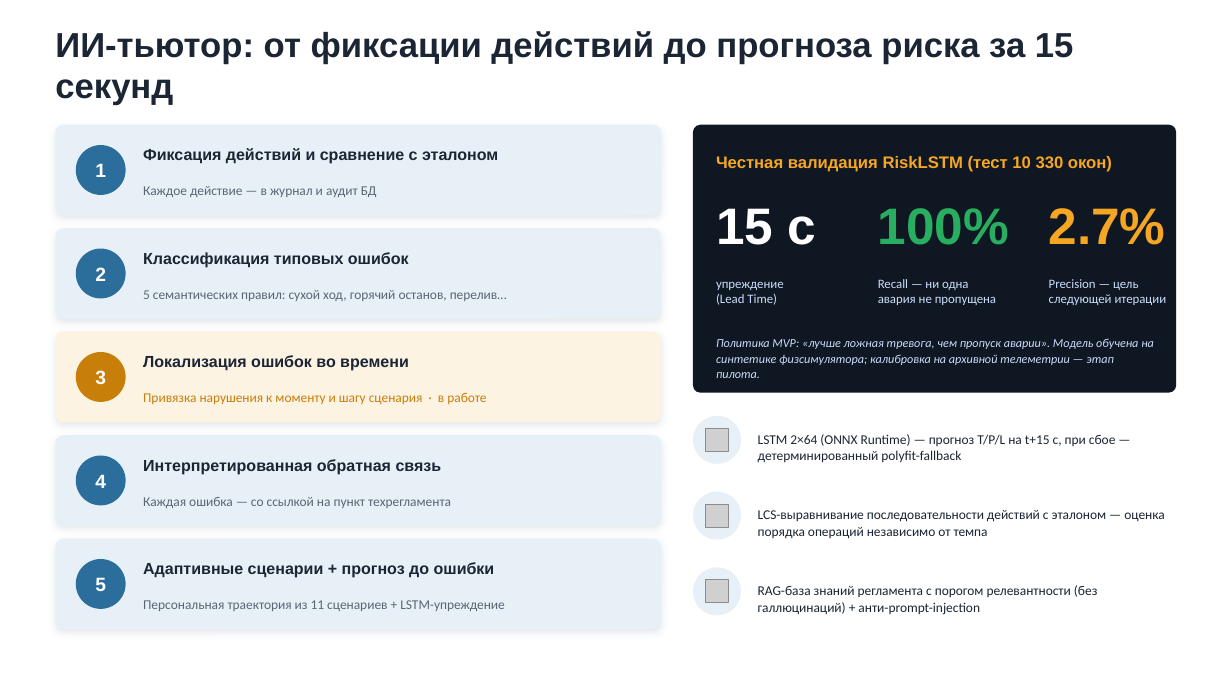
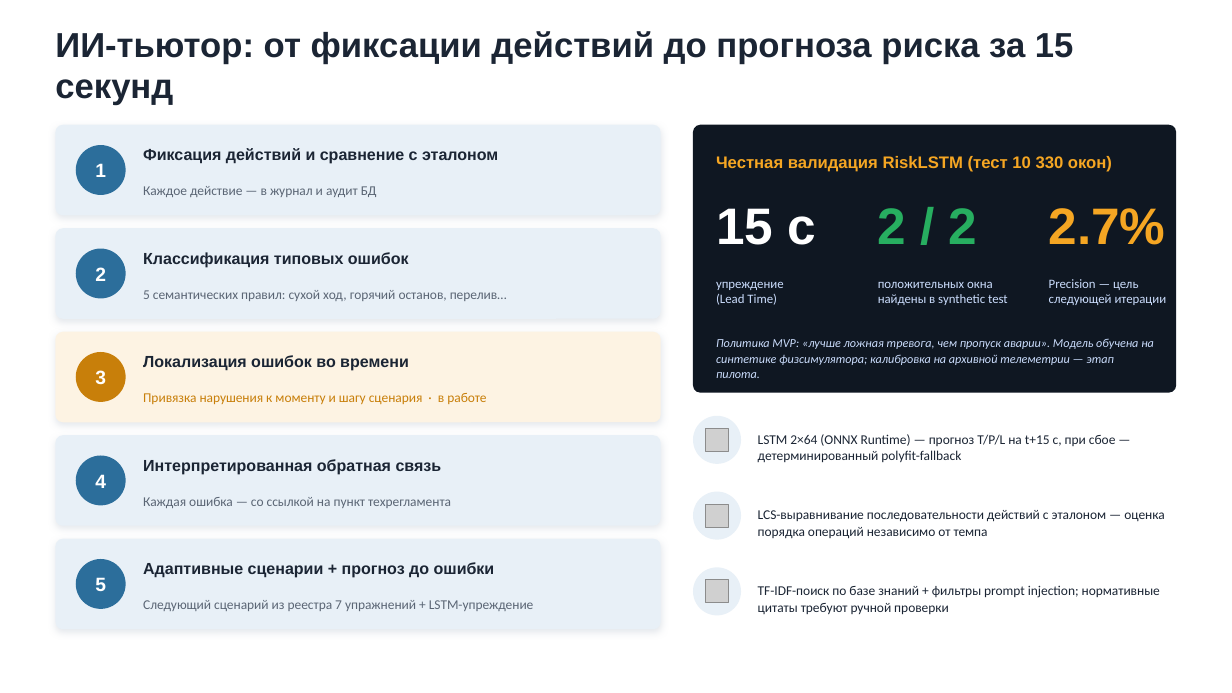
Before and after one commit to Arladnice/elou-avt-smart-tutor, a slide deck: slide 6 of docs/presentations/ELOU_AVT_Smart_Tutor.pptx. Drawn at 1232x693 pixels with LibreOffice and Linux fonts; fonts in the diff are those of the drawing; grey boxes stand for pictures. Boxes give left, top, right and bottom in pixels: in the first picture for what was removed or moved away, otherwise in the second. Text is boxed around its words. In the diff, an @@ line names an element or a change of style, - is before the commit and + after.

```diff
--- a/docs/presentations/ELOU_AVT_Smart_Tutor.pptx
+++ b/docs/presentations/ELOU_AVT_Smart_Tutor.pptx
@@ text at (878,208,978,244): text changed @@
-100%
+2 / 2
@@ text at (878,282,1008,305): text changed @@
-Recall — ни одна
-авария не пропущена
+положительных окна
+найдены в synthetic test
@@ text at (758,585,1160,614): text changed @@
-RAG-база знаний регламента с порогом релевантности (без галлюцинаций) + анти-prompt-injection
+TF-IDF-поиск по базе знаний + фильтры prompt injection; нормативные цитаты требуют ручной проверки
@@ text at (143,600,534,611): text changed @@
-Персональная траектория из 11 сценариев + LSTM-упреждение
+Следующий сценарий из реестра 7 упражнений + LSTM-упреждение
```
Also in this commit, not shown: 9 other slides changed, 27 other files.
